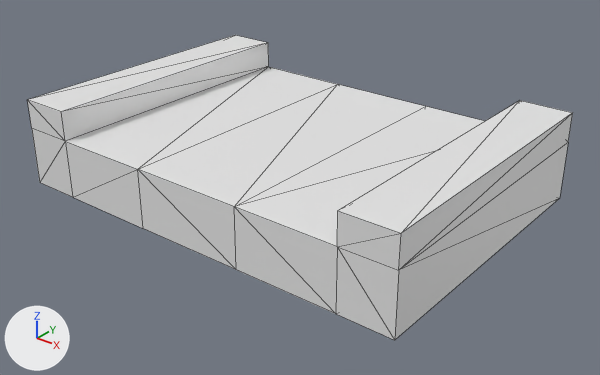
A saved change to the glTF model resources/models/lane/lane.gltf.
One viewpoint serves both versions: a 50 mm lens placed at (15.87, -19.56, 11.29), pointed at (0.55, -0.41, -0.58). The axes (+X, +Y, +Z) are drawn at lower left. The lights are the same throughout. Mesh edges are drawn as thin lines. Materials are left out; every surface is plain grey. Vertices at the same position are counted once.
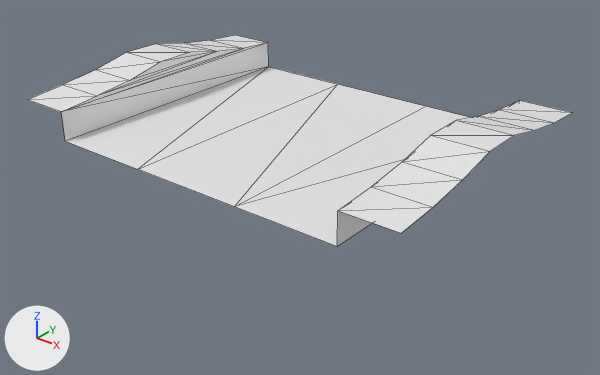
Location of each change, (x1, y1, x2, y2) in pixels of the pictures (600 x 375 px; the box of a moved part takes in the faces that stretch with it):
'Cube', reshaped (31% shorter): before (27, 35, 573, 340); after (28, 35, 572, 246)
part 1 of me_cube_001, moved or reshaped: before (27, 35, 573, 340); after (28, 35, 572, 233)

The change, as a list of edits to the scene's bpy script:
```text
Change me_cube_001:
    used by ob_cube; location = (0.0, 0.0, 0.0)
    remove me_cube_001.from_pydata(...)  # 32 vertices, 60 faces; spans x -7.2..7.2, y -5.0..5.0, z -1.0..2.0
    add me_cube_001.from_pydata(...)  # 40 vertices, 50 faces; spans x -7.2..7.2, y -5.0..5.0, z 1.0..2.6
    me_cube_001 part 1
    16 vertices are removed from x -7.2..7.2, y -5.0..5.0, z -1.0..1.0
    50 faces are deleted
    24 vertices are added at x -7.2..7.2, y -3.57..3.57, z 2.1..2.6
    40 new faces join them
```
